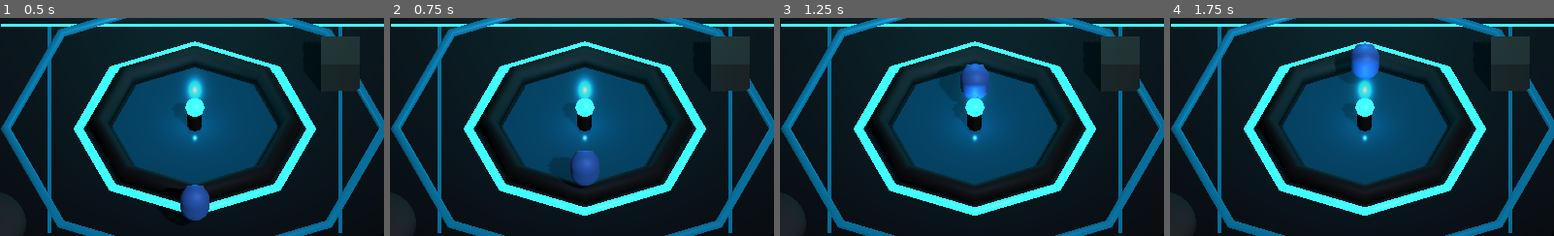
Above: before the commit, frames 1-4 (left to right).
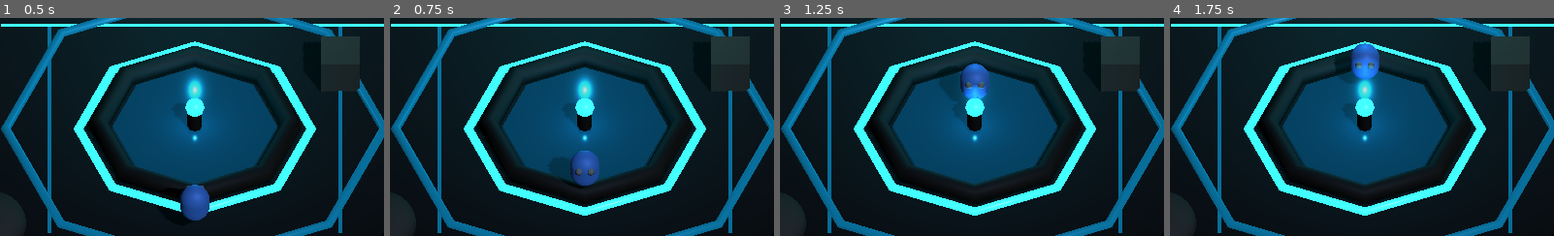
Above: after the commit, the same moments.

Repository: kariannharris-star/The-Recursion-Engine
Game: Godot game, scene res://scenes/main_3d.tscn
The game is run twice, just before and just after one commit, with the same random seed, the same clock (stepped at 60 frames per second) and the same inputs.
Inputs:
- Up to frame 1 (0.5 s): no input
- Up to frame 2 (0.75 s): tap Enter at 0.5 s; hold W (move_up) from 0.53 s (still down); hold E (interact) from 0.53 s (still down)
- Up to frame 3 (1.25 s): keep holding W (move_up); keep holding E (interact)
- Up to frame 4 (1.75 s): keep holding W (move_up); release E (interact) at 1.28 s; tap Q (open_notebook) at 1.35 s
The pictures show only the part of the screen within x 25-75%, y 31-81%; the shares and areas given below are measured in that part.

Frame 1 is identical in both runs. In frame 2, 0.1% of the frame differs, in the area x 48-54%, y 60-73%; in frame 3, 0.1%; in frame 4, 0.1%.
Error before the commit: Trying to assign value of type 'Node3D' to a variable of type 'MeshInstance3D'. (res://scripts/player/player_3d.gd:8)

Commit message:
Fix player_3d.gd type error - Mesh node is Node3D not MeshInstance3D
🤖 Generated with [Claude Code](https://claude.com/claude-code)

Co-Authored-By: Claude Opus 4.5 <noreply@anthropic.com>

Diff:
--- a/Godot_folder/scripts/player/player_3d.gd
+++ b/Godot_folder/scripts/player/player_3d.gd
@@ -5,7 +5,7 @@
 const MOVE_SPEED := 5.0
 const SCALE_TRANSITION_TIME := 0.3
 
-@onready var mesh: MeshInstance3D = $Mesh
+@onready var mesh: Node3D = $Mesh
 @onready var collision: CollisionShape3D = $CollisionShape3D
 @onready var interaction_area: Area3D = $InteractionArea
 
Not shown, added: Godot issue.png
